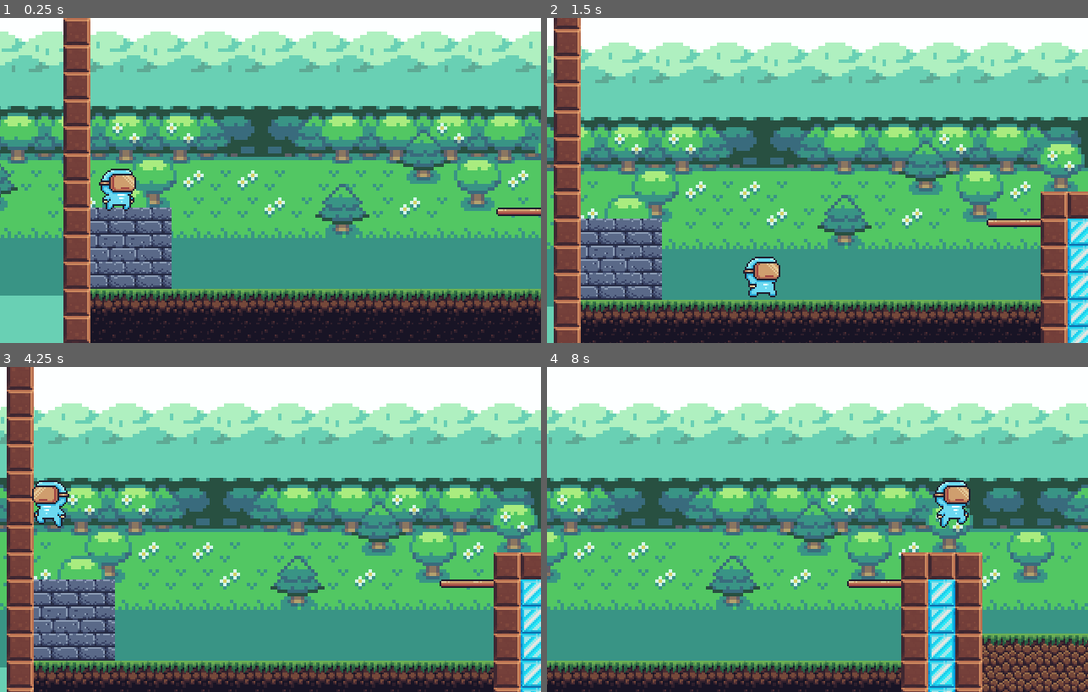
Above: before the commit, frames 1-4 (two rows, left to right).
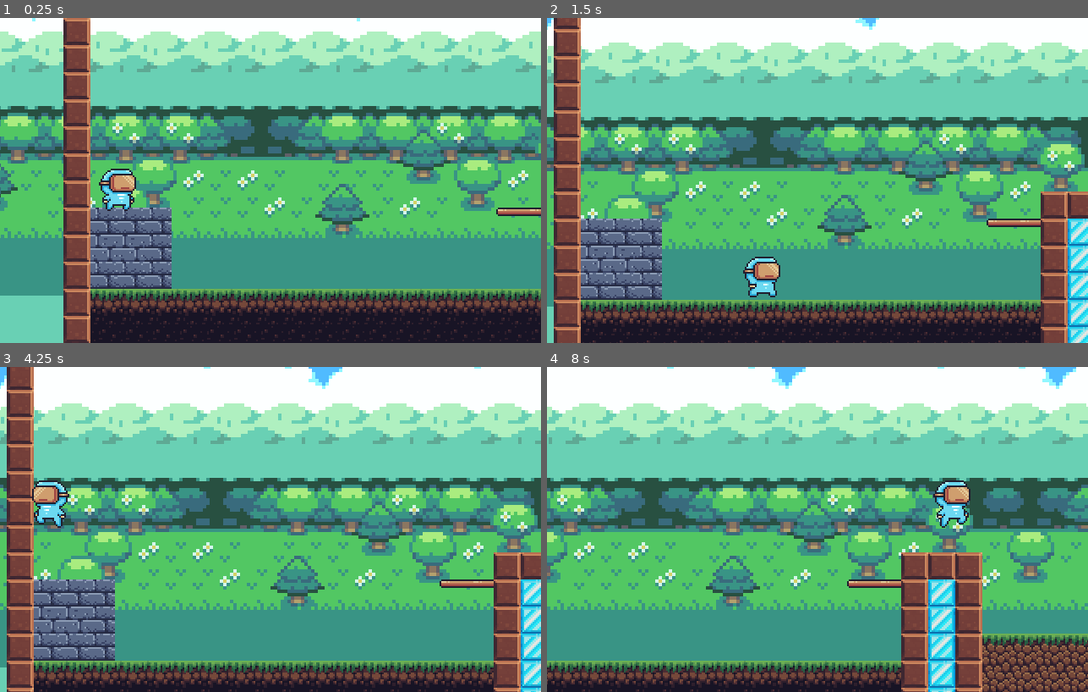
Above: after the commit, the same moments.

Repository: Diogophietro/plataforma-intermediaria-godot
Game: Godot game, scene res://Levels/Level_01.tscn
The game is run twice, just before and just after one commit, with the same random seed, the same clock (stepped at 60 frames per second) and the same inputs.
Inputs:
- Up to frame 1 (0.25 s): no input
- Up to frame 2 (1.5 s): hold D (move_right) from 0.53 s (still down); tap Space (jump) at 0.77 s
- Up to frame 3 (4.25 s): tap Space (jump) at 1.52, 3.02, 3.77 s; release D (move_right) at 2.03 s; hold A (move_left) from 2.03 s (still down)
- Up to frame 4 (8 s): release A (move_left) at 4.28 s; hold D (move_right) from 4.28 s (still down); tap Space (jump) at 4.52, 6.02, 6.77, 7.52 s

The runs differ from the first frame. In frame 1, less than 0.1% of the frame differs, in the area x 5-67%, y 0-2%; in frame 2, 0.1%; in frame 3, 0.3%; in frame 4, 0.5%, in the area x 22-98%, y 0-7%.

Commit message:
aula fall-zone

Diff:
--- a/Levels/Level_01.tscn
+++ b/Levels/Level_01.tscn
@@ -863,6 +863,21 @@
 } ]
 67/z_index = 0
 
+[sub_resource type="Shader" id=30]
+code = "shader_type canvas_item:;
+
+uniforme vec2 Direction = vec2(1.0,0.0);
+uniforme float Speed = 0.02f;
+
+
+void fragment() {
+	COLOR = texture(TEXTURE, UV + (Direction * TIME * speed
+}"
+
+[sub_resource type="ShaderMaterial" id=31]
+render_priority = 50
+shader = SubResource( 30 )
+
 [node name="Level_01" type="Node2D"]
 position = Vector2( 4, 0 )
 
@@ -888,7 +903,7 @@
 centered = false
 
 [node name="cluds-mountain" type="ParallaxLayer" parent="ParallaxBackground"]
-motion_scale = Vector2( 0.6, 1 )
+motion_scale = Vector2( 0.6, 0.8 )
 motion_mirroring = Vector2( 576, 0 )
 
 [node name="Sprite" type="Sprite" parent="ParallaxBackground/cluds-mountain"]
@@ -902,6 +917,7 @@
 motion_mirroring = Vector2( 576, 0 )
 
 [node name="Sprite" type="Sprite" parent="ParallaxBackground/clouds"]
+material = SubResource( 31 )
 position = Vector2( -12, -234 )
 scale = Vector2( 2, 2 )
 texture = ExtResource( 7 )
Not shown: 1 places in Levels/Level_01.tscn that only renumber resources
